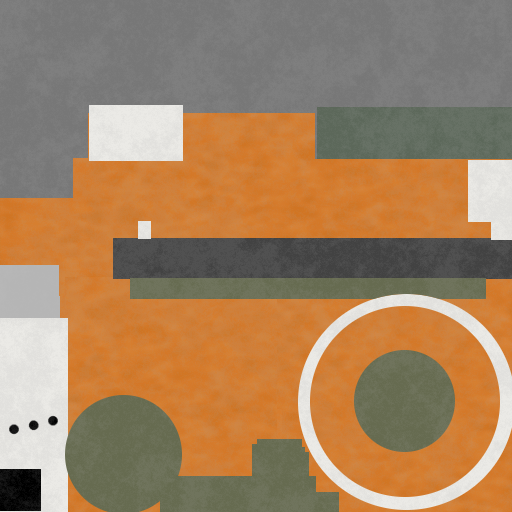
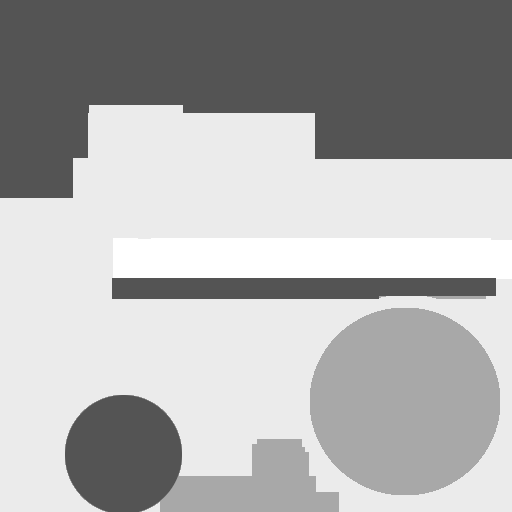
Comparing the layer stacks of the two w=512, h=512 images. Changes:
showed "Warstwa #4", painted on it over [0, 0, 512, 512]
hid "Warstwa #1" over [0, 0, 512, 512]
hid "Warstwa #3", painted on it over [65, 107, 512, 512]
hid "Warstwa #2" over [89, 105, 512, 510]
hid "Warstwa" over [0, 0, 512, 512]
